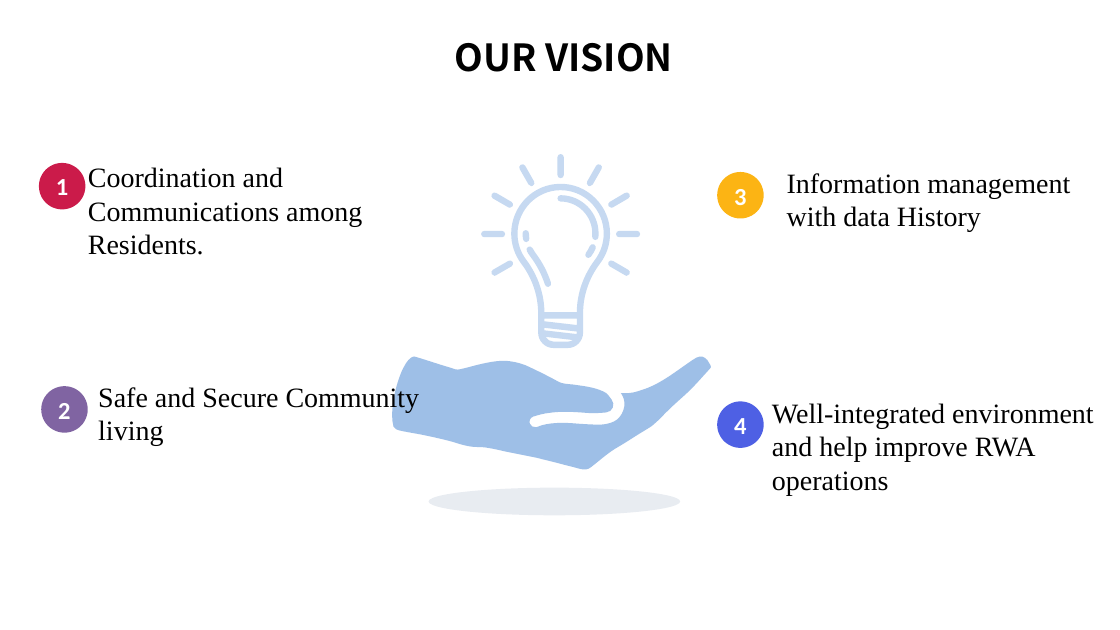
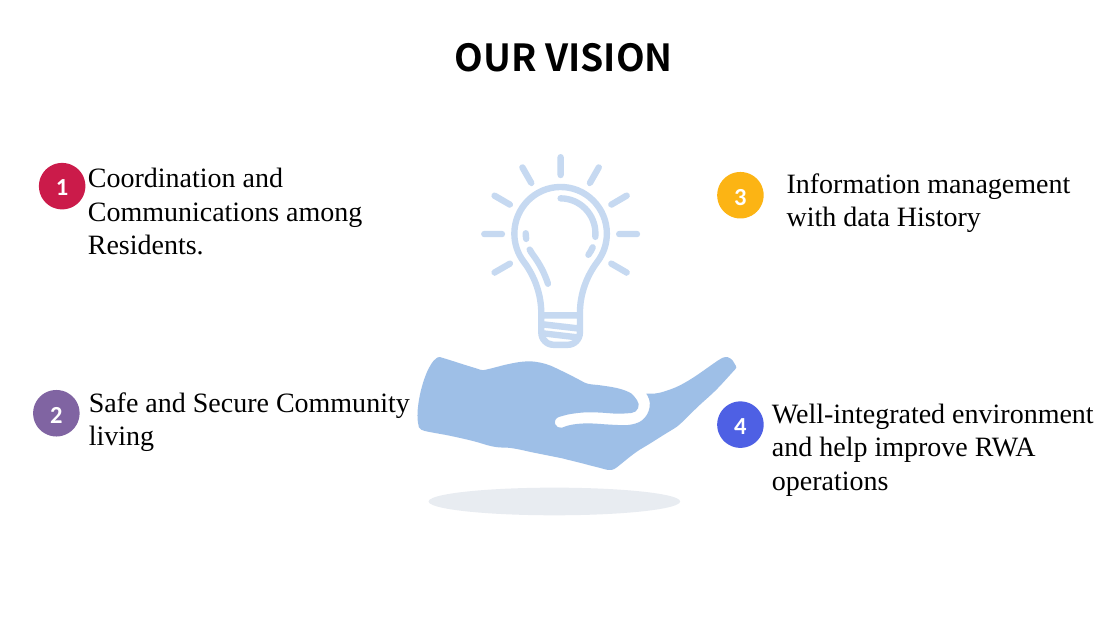
Before and after one commit to Anvisys/Documents, a slide deck: slide 3 of Nestin presentation.pptx. Drawn at 1120x630 pixels with LibreOffice and Linux fonts; fonts in the diff are those of the drawing. Boxes give left, top, right and bottom in pixels: in the first picture for what was removed or moved away, otherwise in the second. Text is boxed around its words. In the diff, an @@ line names an element or a change of style, - is before the commit and + after.

```diff
--- a/Nestin presentation.pptx
+++ b/Nestin presentation.pptx
@@ freeform shape: place and size @@
-freeform shape at box(392, 355, 712, 470)
+freeform shape at box(417, 356, 737, 471)
@@ text "Safe and Secure Community living": place and size @@
-text "Safe and Secure Community living" at box(98, 385, 420, 446)
+text "Safe and Secure Community living" at box(89, 392, 410, 451)
@@ ellipse "2": place and size @@
-ellipse "2" at box(41, 386, 87, 433)
+ellipse "2" at box(33, 390, 79, 436)
```
Also in this commit, not shown: 8 other slides changed, 2 slides removed.
